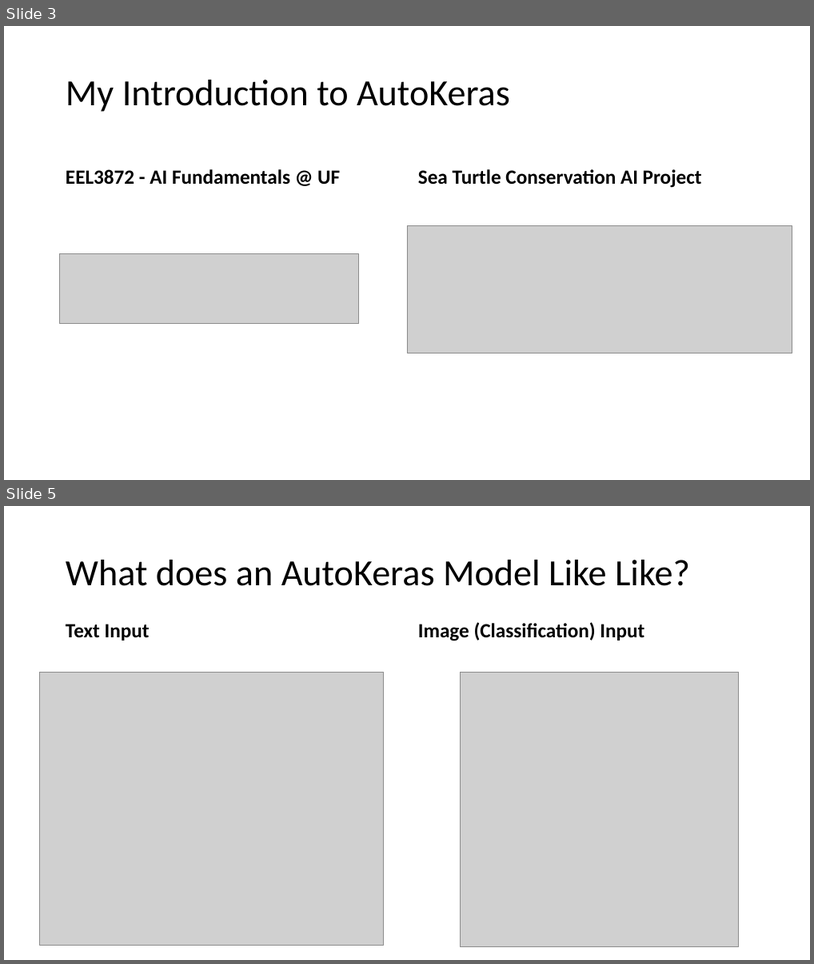
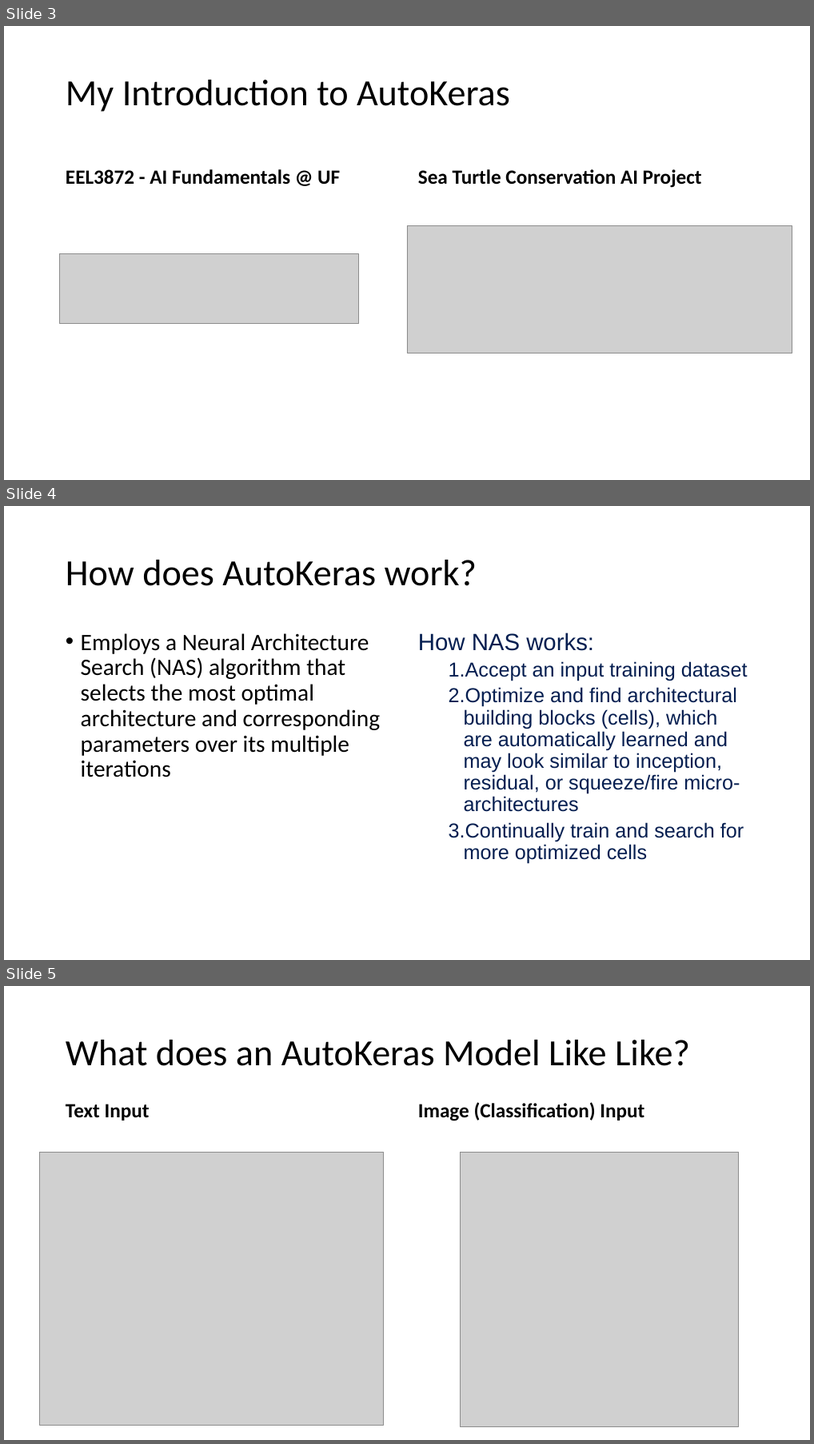
Before and after one commit to AdamWojtul28/Moffitt-Data-Analysis, a slide deck: Presentations/AutoKeras_Demo.pptx. Shown one above the other, each under a label of ours: slides 3 and 5 before the commit, slides 3, 4 and 5 after it; the slides between them are not shown. The pictures are 814x964 and 814x1444 pixels, drawn with LibreOffice and Linux fonts; fonts in the diff are those of the drawing; grey boxes stand for pictures; background and template pictures are left out. Boxes give left, top, right and bottom in pixels: in the first picture for what was removed or moved away, otherwise in the second. Text is boxed around its words. In the diff, an @@ line names an element or a change of style, - is before the commit and + after.

Commit message:
Updated AutoKeras Demo

```diff
--- a/Presentations/AutoKeras_Demo.pptx
+++ b/Presentations/AutoKeras_Demo.pptx
@@ slide 4 added at box(4, 506, 810, 960), background picture (left out) @@
@@ title added at box(66, 560, 477, 586), 44 pt, text #000000 @@
+How does AutoKeras work?
@@ text added at box(81, 633, 381, 777), 28 pt, text #000000 @@
+• Employs a Neural Architecture Search (NAS) algorithm that selects the most optimal architecture and corresponding parameters over its multiple iterations
@@ text added at box(418, 632, 748, 864), 24 pt, text #051E50 @@
+How NAS works:
+  1. Accept an input training dataset
+  2. Optimize and find architectural building blocks (cells), which are automatically learned and may look similar to inception, residual, or squeeze/fire micro-architectures
+  3. Continually train and search for more optimized cells
```
Also in this commit, not shown: 4 slides changed, 4 other slides added, 1 slide removed, 1 other file.
